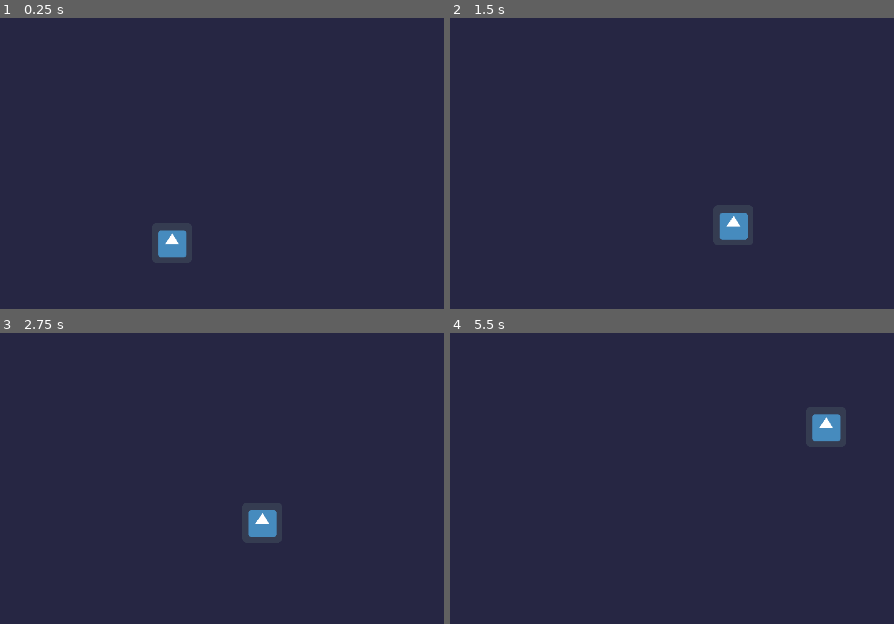
Above: before the commit, frames 1-4 (two rows, left to right).
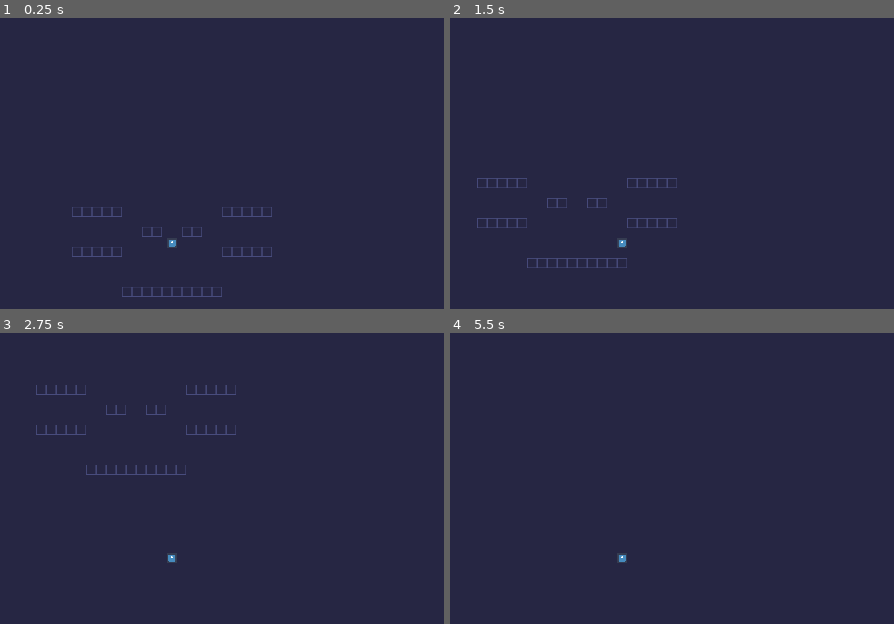
Above: after the commit, the same moments.

Repository: RobThePole/MOONSHOT
Game: Godot game, scene res://Scene/Level1.tscn
The game is run twice, just before and just after one commit, with the same random seed, the same clock (stepped at 60 frames per second) and the same inputs. This scene is started directly instead of the project's main scene. The engine's default icon, where the game draws it, is replaced by a stand-in: a white triangle on a blue panel in a dark square.
Inputs:
- Up to frame 1 (0.25 s): no input
- Up to frame 2 (1.5 s): tap Enter at 0.5 s; hold Shift (ui_shift, bound only after the commit) 0.53-1.28 s; hold Right (ui_right) from 0.53 s (still down); tap Up (ui_up) at 0.77, 0.8, 1.07, 1.35 s
- Up to frame 3 (2.75 s): tap Up (ui_up) at 1.52, 1.82, 2.3 s; tap Shift (ui_shift, bound only after the commit) at 1.55 s; release Right (ui_right) at 2.03 s; hold Left (ui_left) from 2.03 s (still down); hold Shift (ui_shift, bound only after the commit) from 2.03 s (still down)
- Up to frame 4 (5.5 s): release Left (ui_left) at 2.78 s; release Shift (ui_shift, bound only after the commit) at 2.78 s; hold Right (ui_right) 2.78-4.28 s; tap Shift (ui_shift, bound only after the commit) at 2.85, 4.35 s; tap Up (ui_up) at 3.02, 3.32, 4.52, 4.82, 5.3 s; hold Up (ui_up) 3.53-4.28 s; hold Left (ui_left) 4.28-5.03 s; hold Right (ui_right) from 5.03 s (still down); hold Shift (ui_shift, bound only after the commit) from 5.03 s (still down)

The runs differ from the first frame. In frame 1, 1.3% of the frame differs, in the area x 16-62%, y 64-96%; in frame 2, 1.6%, in the area x 6-68%, y 54-86%; in frame 3, 1.4%; in frame 4, 0.7%.

Commit message:
Getting the basic platformer controls downa and basic's of the camera system

Diff:
--- a/Scene/Level1.tscn
+++ b/Scene/Level1.tscn
@@ -1,7 +1,34 @@
-[gd_scene load_steps=3 format=2]
+[gd_scene load_steps=6 format=2]
 
-[ext_resource path="res://Scene/Player.tscn" type="PackedScene" id=1]
+[ext_resource path="res://Sprite/Floor_Tile.png" type="Texture" id=1]
 [ext_resource path="res://Scripts/Level1.gd" type="Script" id=2]
+[ext_resource path="res://Scene/PlayerPlatform.tscn" type="PackedScene" id=3]
+
+[sub_resource type="ConvexPolygonShape2D" id=2]
+points = PoolVector2Array( 0, 0, 16, 0, 16, 16, 0, 16 )
+
+[sub_resource type="TileSet" id=1]
+0/name = "Floor_Tile.png 0"
+0/texture = ExtResource( 1 )
+0/tex_offset = Vector2( 0, 0 )
+0/modulate = Color( 1, 1, 1, 1 )
+0/region = Rect2( 0, 0, 16, 16 )
+0/tile_mode = 0
+0/occluder_offset = Vector2( 0, 0 )
+0/navigation_offset = Vector2( 0, 0 )
+0/shape_offset = Vector2( 0, 0 )
+0/shape_transform = Transform2D( 1, 0, 0, 1, 0, 0 )
+0/shape = SubResource( 2 )
+0/shape_one_way = false
+0/shape_one_way_margin = 1.0
+0/shapes = [ {
+"autotile_coord": Vector2( 0, 0 ),
+"one_way": false,
+"one_way_margin": 1.0,
+"shape": SubResource( 2 ),
+"shape_transform": Transform2D( 1, 0, 0, 1, 0, 0 )
+} ]
+0/z_index = 0
 
 [node name="Node2D" type="CenterContainer"]
 anchor_left = 0.5
@@ -13,4 +40,12 @@
 "_edit_use_anchors_": false
 }
 
-[node name="Player" parent="." instance=ExtResource( 1 )]
+[node name="Player" parent="." instance=ExtResource( 3 )]
+scale = Vector2( 0.25, 0.25 )
+
+[node name="TileMap" type="TileMap" parent="."]
+tile_set = SubResource( 1 )
+cell_size = Vector2( 16, 16 )
+cell_custom_transform = Transform2D( 16, 0, 0, 16, 0, 0 )
+format = 1
+tile_data = PoolIntArray( -131082, 0, 0, -131081, 0, 0, -131080, 0, 0, -131079, 0, 0, -131078, 0, 0, -196603, 0, 0, -196602, 0, 0, -196601, 0, 0, -196600, 0, 0, -196599, 0, 0, -3, 0, 0, -2, 0, 0, -65535, 0, 0, -65534, 0, 0, 131062, 0, 0, 131063, 0, 0, 131064, 0, 0, 131065, 0, 0, 131066, 0, 0, 65541, 0, 0, 65542, 0, 0, 65543, 0, 0, 65544, 0, 0, 65545, 0, 0, 393211, 0, 0, 393212, 0, 0, 393213, 0, 0, 393214, 0, 0, 393215, 0, 0, 327680, 0, 0, 327681, 0, 0, 327682, 0, 0, 327683, 0, 0, 327684, 0, 0 )
--- /dev/null
+++ b/Scene/PlayerPlatform.tscn
@@ -0,0 +1,19 @@
+[gd_scene load_steps=4 format=2]
+
+[ext_resource path="res://Scripts/PlayerPlatform.gd" type="Script" id=1]
+[ext_resource path="res://icon.png" type="Texture" id=2]
+
+[sub_resource type="RectangleShape2D" id=1]
+extents = Vector2( 32, 32 )
+
+[node name="Player" type="KinematicBody2D"]
+script = ExtResource( 1 )
+
+[node name="Sprite" type="Sprite" parent="."]
+texture = ExtResource( 2 )
+
+[node name="CollisionShape2D" type="CollisionShape2D" parent="."]
+shape = SubResource( 1 )
+
+[node name="Camera2D" type="Camera2D" parent="."]
+current = true
--- /dev/null
+++ b/Scripts/PlayerPlatform.gd
@@ -0,0 +1,60 @@
+extends KinematicBody2D
+
+
+const ACCERLATION = 500
+const MAX_SPEED = 64
+const FRIGTION = 0.25
+const GRAVITY = 300
+const JUMP_FORCE = 200
+const AIR_RESISTANCE = 0.02
+const SPRINT = 2
+# Add const for MAX_SPEED_SPRINT ?
+# Add camera system to game
+# Add in tile_set for game
+# Add in player_sprite for game
+# Add in enemy_sprite for game
+
+onready var sprite = $Sprite
+# Collision works need to add tiles to the game to build
+
+var motion = Vector2()
+
+
+func _physics_process(delta):
+
+
+	var x_input = Input.get_action_strength("ui_right") - Input.get_action_strength("ui_left")
+	var sprint_input = Input.get_action_strength("ui_shift")
+
+
+	# Movement left and right with sprint included
+	if(x_input !=0):
+		motion.x += x_input * ACCERLATION  * delta
+		motion.x = clamp(motion.x,-MAX_SPEED ,MAX_SPEED)
+		sprite.flip_h = x_input < 0
+		if(sprint_input):
+			motion.x += x_input * ACCERLATION * SPRINT * delta
+			motion.x = clamp(motion.x,-MAX_SPEED * SPRINT, MAX_SPEED * SPRINT)
+
+
+	# Gravity
+	motion.y += GRAVITY * delta
+
+	# Jumping and floor detection
+	if is_on_floor():
+		if x_input == 0:
+			motion.x = lerp(motion.x,0,FRIGTION)
+		if Input.is_action_just_pressed("ui_up"):
+			motion.y = -JUMP_FORCE
+	else:
+		if Input.is_action_just_released("ui_up") and motion.y < -JUMP_FORCE/2:
+			motion.y = -JUMP_FORCE/2
+		if x_input == 0:
+			motion.x = lerp(motion.x,0,AIR_RESISTANCE)
+
+
+	motion = move_and_slide(motion,Vector2.UP)
+
+# Need to add Shoot Feature
+# Need to add dodge Feature
+# Need to add MoonShot Feature
--- a/project.godot
+++ b/project.godot
@@ -55,6 +55,11 @@
 , Object(InputEventKey,"resource_local_to_scene":false,"resource_name":"","device":0,"alt":false,"shift":false,"control":false,"meta":false,"command":false,"pressed":false,"scancode":83,"unicode":0,"echo":false,"script":null)
  ]
 }
+ui_shift={
+"deadzone": 0.5,
+"events": [ Object(InputEventKey,"resource_local_to_scene":false,"resource_name":"","device":0,"alt":false,"shift":false,"control":false,"meta":false,"command":false,"pressed":false,"scancode":16777237,"unicode":0,"echo":false,"script":null)
+ ]
+}
 
 [rendering]
 
Binary file added: Sprite/Floor_Tile.png
Not shown, added: Sprite/Floor_Tile.png.import
